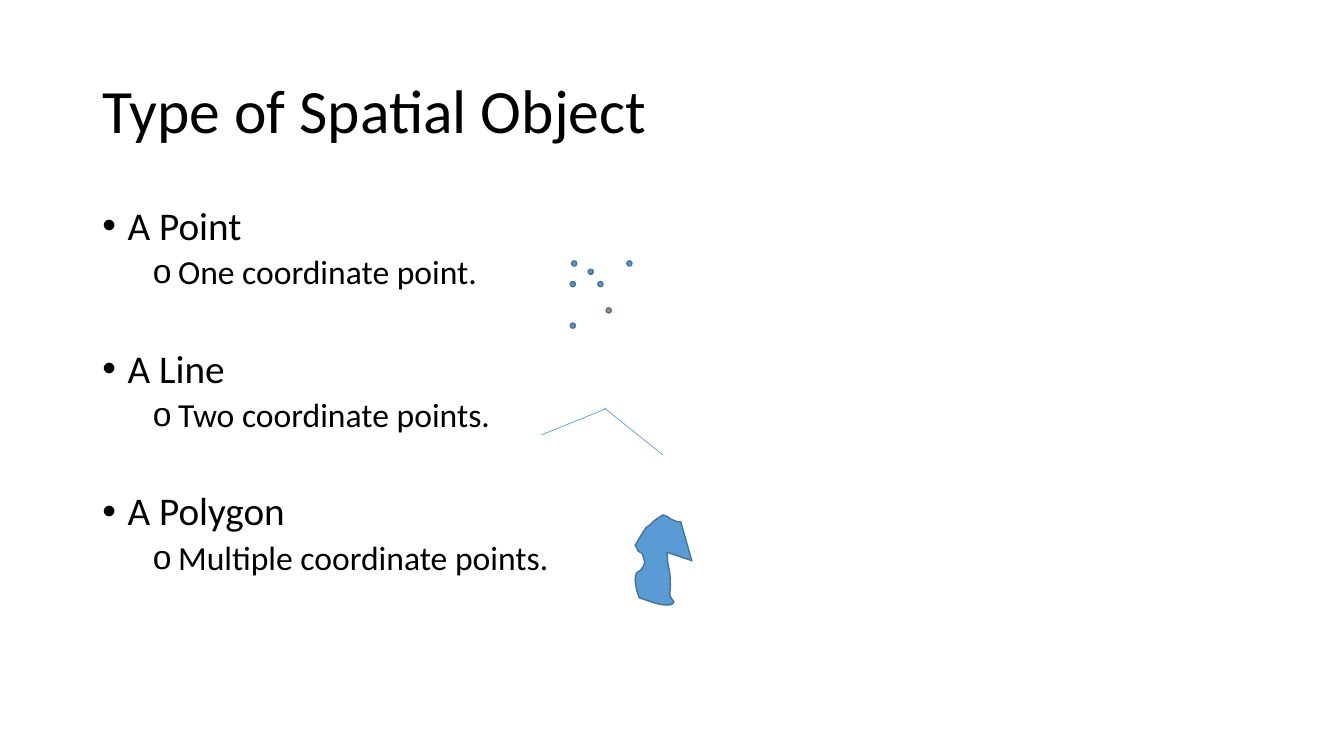
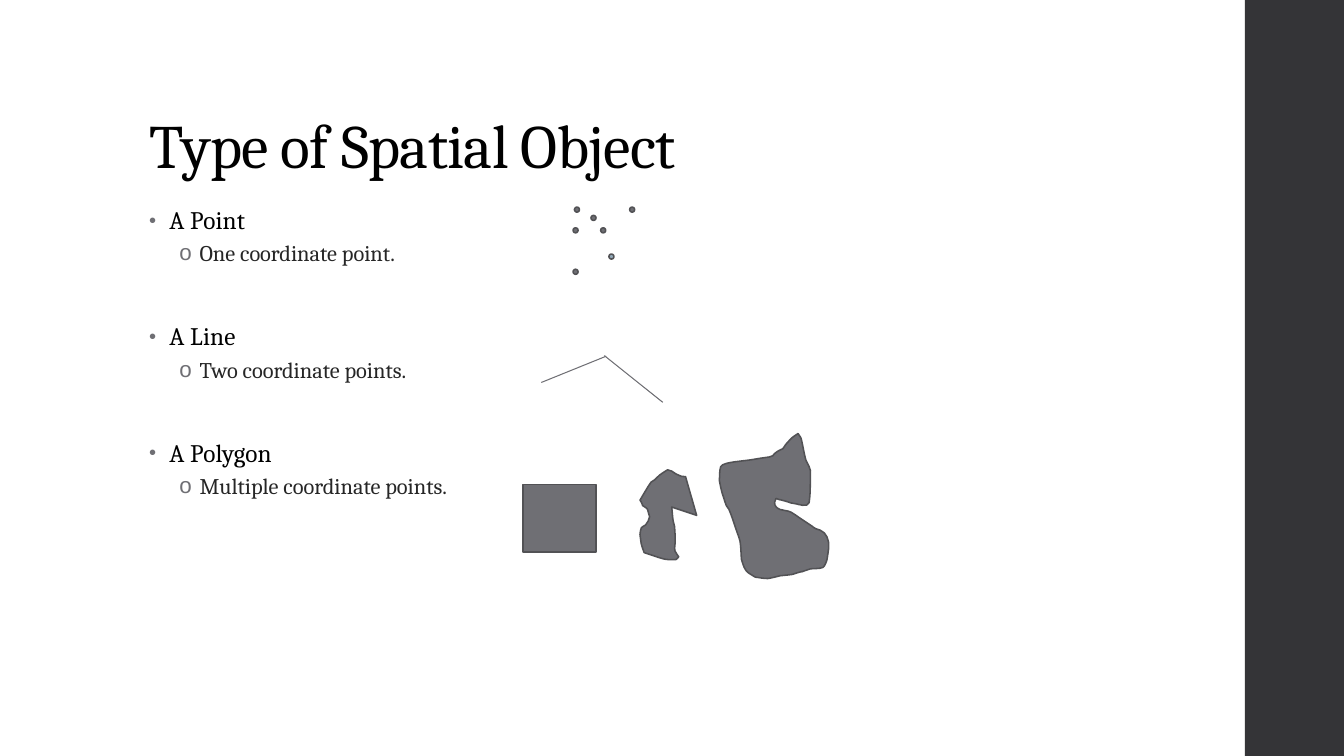
Before and after one commit to HenryLeongStat/STAT551, a slide deck: slide 2 of spatial_join_in_R.pptx. Drawn at 1344x756 pixels with LibreOffice and Linux fonts; fonts in the diff are those of the drawing. Boxes give left, top, right and bottom in pixels: in the first picture for what was removed or moved away, otherwise in the second. Text is boxed around its words. In the diff, an @@ line names an element or a change of style, - is before the commit and + after.

```diff
--- a/spatial_join_in_R.pptx
+++ b/spatial_join_in_R.pptx
@@ rectangle added at box(1245, 0, 1344, 756), fill #353537 @@
@@ title "Type of Spatial Object": place and size @@
-title "Type of Spatial Object" at box(102, 90, 646, 144)
+title "Type of Spatial Object" at box(149, 124, 675, 181)
@@ title "Type of Spatial Object" at box(149, 124, 675, 181): font Calibri to Cambria, letter spacing 0 to -0.5 pt; vertical alignment middle to bottom @@
@@ text "A Point": place and size @@
-text "A Point" at box(128, 213, 548, 576)
+text "A Point" at box(169, 212, 447, 499)
@@ text "A Point" at box(169, 212, 447, 499): size 28 to 18 pt, letter spacing 0 to 0.1 pt in "A Point", "A Line", "A Polygon"; font Calibri to Cambria; size 24 to 16 pt, text colour #000000 to #262626 in "One coordinate point.", "Two coordinate points.", "Multiple coordinate points."; indent changed; line spacing 0.9 to 0.95; more space between paragraphs @@
@@ fill #5B9BD5 to #6F6F74; outline #43739E 1 pt to #525256 1.1 pt in 7 elements at box(640, 470, 697, 560), box(573, 228, 578, 233), box(591, 216, 596, 221), box(601, 228, 606, 233), box(573, 269, 578, 274), box(575, 207, 580, 212), box(630, 207, 635, 212) @@
@@ 4 ellipses: place and size @@
-4 ellipses at box(572, 261, 632, 313)
+4 ellipses at box(575, 207, 635, 259)
@@ 3 ellipses: place and size @@
-3 ellipses at box(571, 269, 594, 329)
+3 ellipses at box(573, 216, 596, 274)
@@ ellipse at box(609, 254, 614, 259): fill #ED7D31 to #92A9B9; outline #43739E 1 pt to #525256 1.1 pt @@
@@ line moved from (541, 436) - (606, 408) to (541, 382) - (606, 356) @@
@@ line (541, 382) - (606, 356): stroke #5B9BD5 0.5 pt to #6F6F74 0.75 pt @@
@@ line moved from (605, 408) - (663, 455) to (605, 356) - (663, 402) @@
@@ line (605, 356) - (663, 402): stroke #5B9BD5 0.5 pt to #6F6F74 0.75 pt @@
@@ freeform shape added at box(720, 434, 830, 579), fill #6F6F74, outline #525256 1.1 pt @@
@@ freeform shape: place and size @@
-freeform shape at box(635, 515, 692, 605)
+freeform shape at box(640, 470, 697, 560)
@@ rectangle added at box(523, 485, 597, 553), fill #6F6F74, outline #525256 1.1 pt @@
```
Also in this commit, not shown: 2 other slides changed, 1 slide added.
